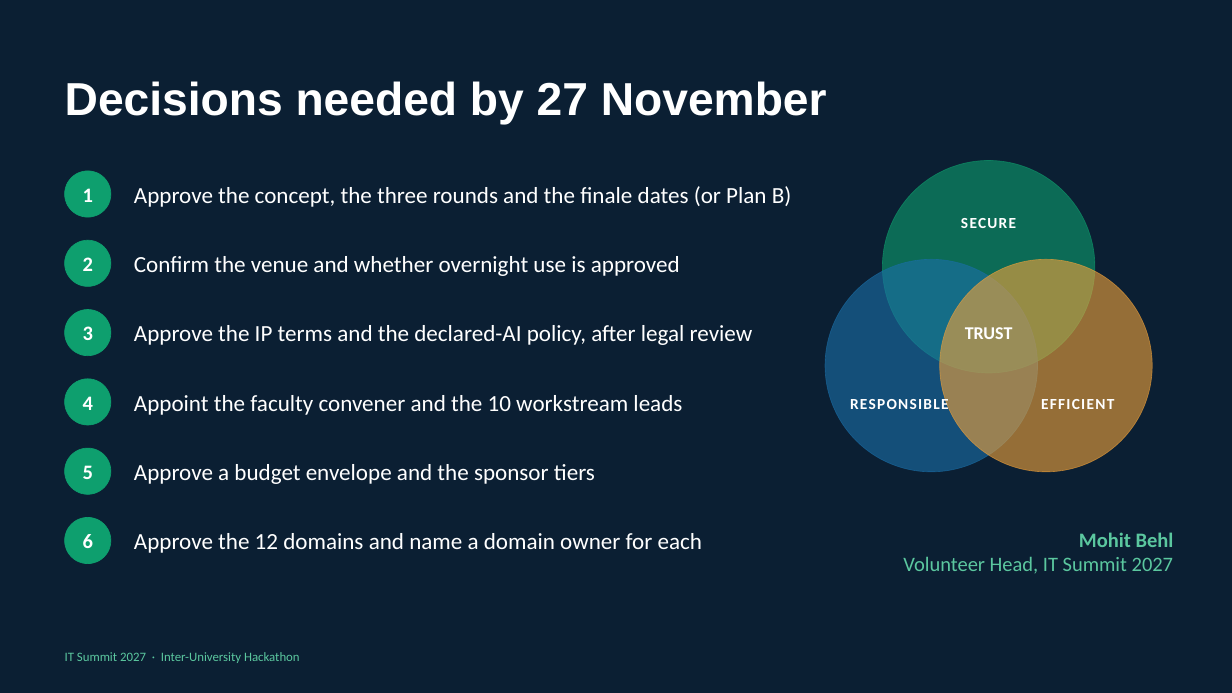
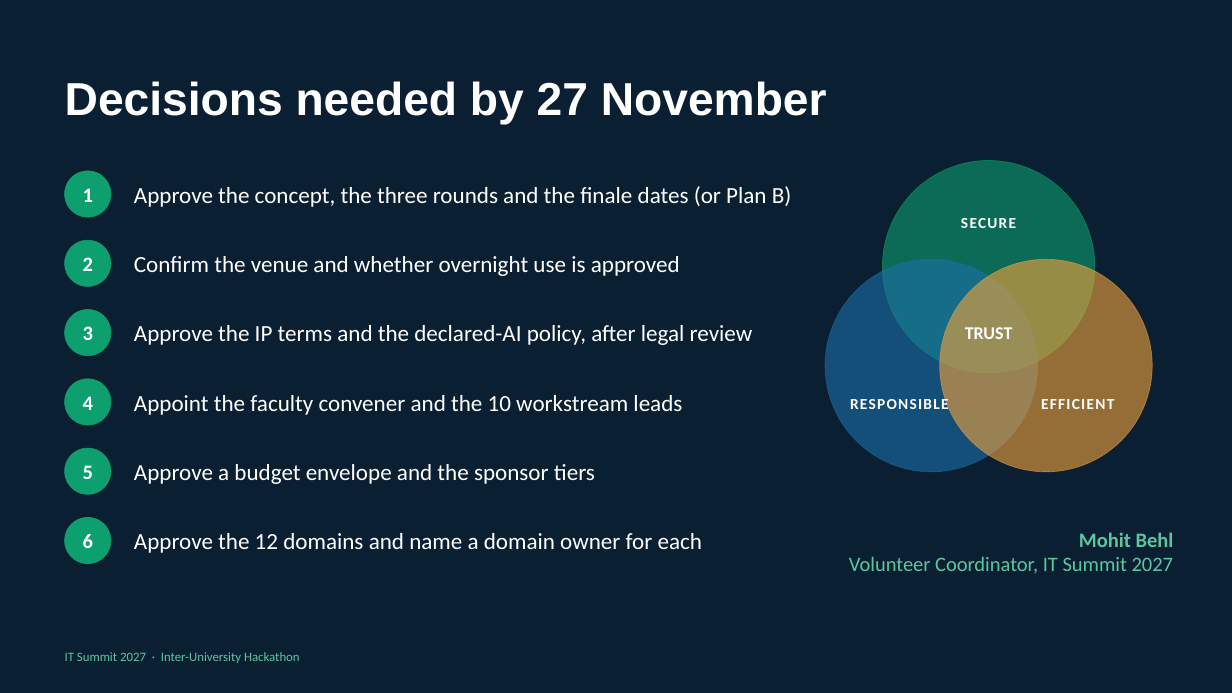
Before and after one commit to behlmohit30-pixel/ckaPrep01, a slide deck: slide 18 of it-summit-2027/IT_Summit_2027_Hackathon_Proposal.pptx. Drawn at 1232x693 pixels with LibreOffice and Linux fonts; fonts in the diff are those of the drawing. Boxes give left, top, right and bottom in pixels: in the first picture for what was removed or moved away, otherwise in the second. Text is boxed around its words. In the diff, an @@ line names an element or a change of style, - is before the commit and + after.

```diff
--- a/it-summit-2027/IT_Summit_2027_Hackathon_Proposal.pptx
+++ b/it-summit-2027/IT_Summit_2027_Hackathon_Proposal.pptx
@@ text at <box>849,556,1173,573</box>: text changed @@
-Volunteer Head, IT Summit 2027
+Volunteer Coordinator, IT Summit 2027
```
Also in this commit, not shown: 2 other slides changed, 5 other files.
